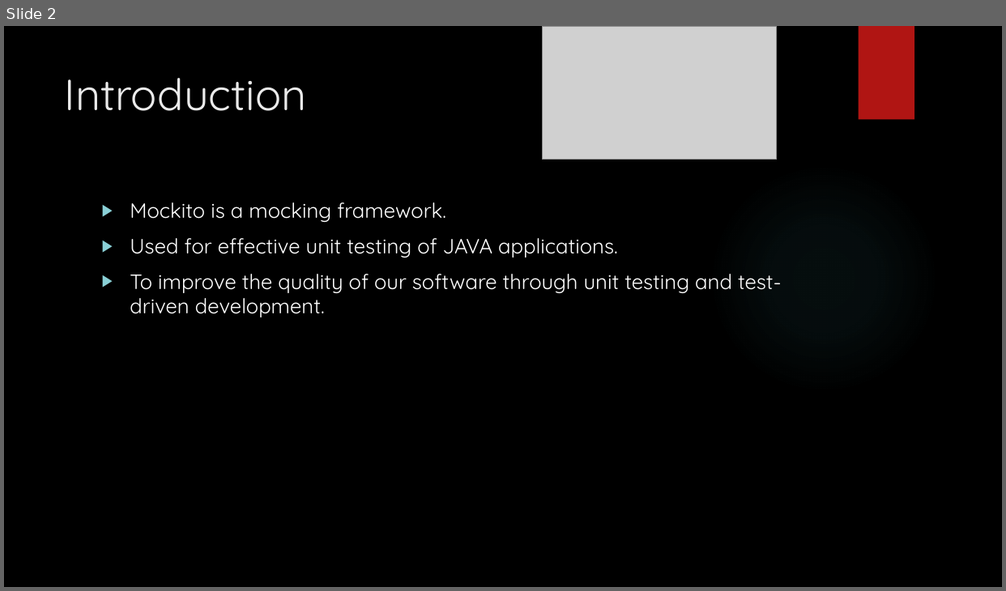
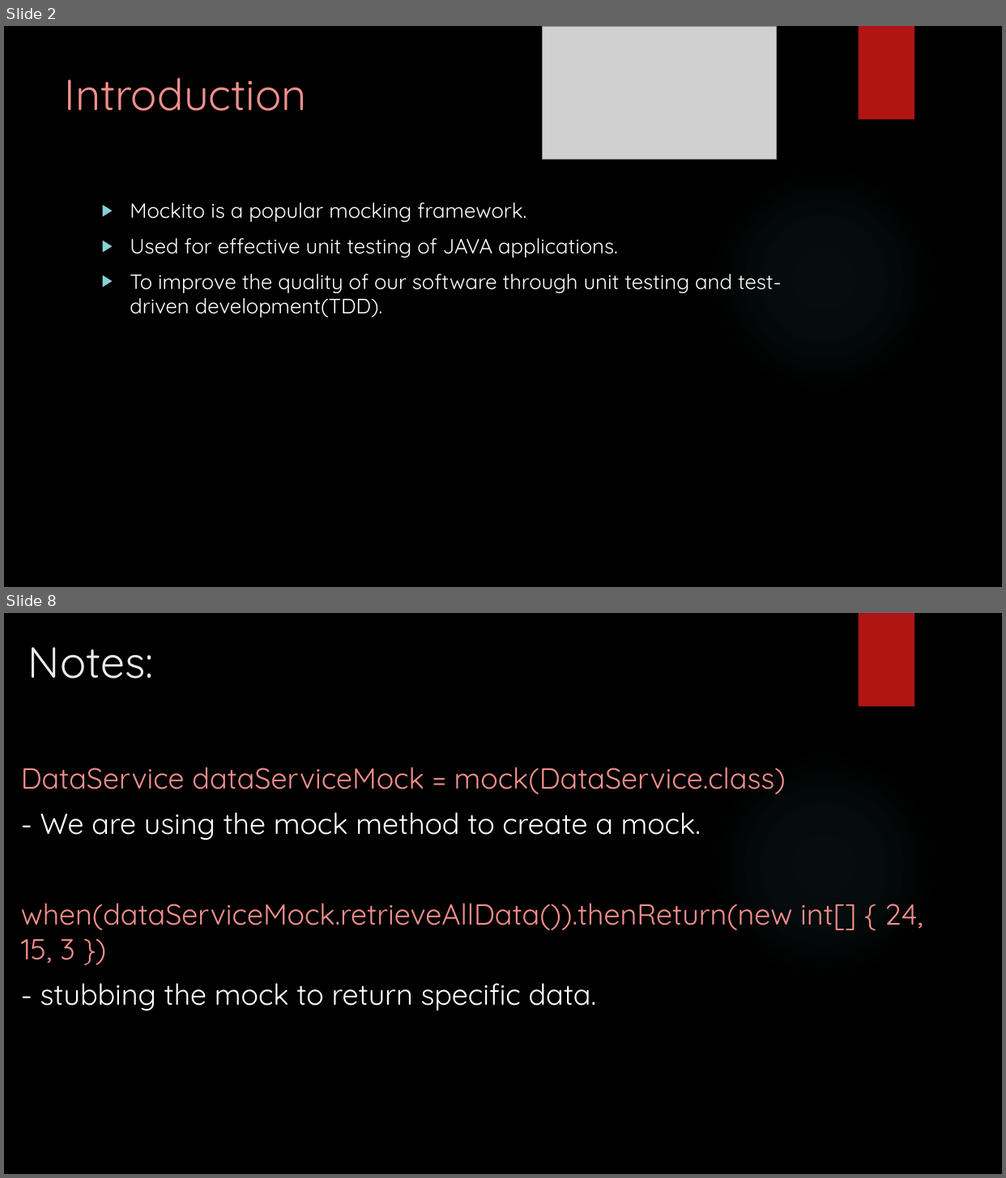
Before and after one commit to rasjaisw/training, a slide deck: assignments/Rashmi_jaiswal.pptx. Shown one above the other, each under a label of ours: slide 2 before the commit, slides 2 and 8 after it; the slides between them are not shown. The pictures are 1006x591 and 1006x1178 pixels, drawn with LibreOffice and Linux fonts; fonts in the diff are those of the drawing; grey boxes stand for pictures; background and template pictures are left out. Boxes give left, top, right and bottom in pixels: in the first picture for what was removed or moved away, otherwise in the second. Text is boxed around its words. In the diff, an @@ line names an element or a change of style, - is before the commit and + after.

Commit message:
rashmi mockito ppt

```diff
--- a/assignments/Rashmi_jaiswal.pptx
+++ b/assignments/Rashmi_jaiswal.pptx
@@ slide 8 added at (4, 613, 1002, 1174), background picture (left out); not listed: 2 template elements that a slide beside it also shows @@
@@ title added at (28, 647, 154, 679), 42 pt, text #EBEBEB @@
+Notes:
@@ text added at (21, 767, 923, 1012), 28 pt, text #F38F8D @@
+DataService dataServiceMock = mock(DataService.class)
+- We are using the mock method to create a mock.
+when(dataServiceMock.retrieveAllData()).thenReturn(new int[] { 24, 15, 3 })
+- stubbing the mock to return specific data.
@@ slide 2 changed as well @@
@@ title "Introduction" at (65, 78, 307, 111): text colour #EBEBEB to #F38F8D @@
@@ text at (130, 203, 526, 222): text changed @@
-▶ Mockito is a mocking framework.
+▶ Mockito is a popular mocking framework.
@@ text at (130, 274, 782, 318): text changed @@
-▶ To improve the quality of our software through unit testing and test-driven development.
+▶ To improve the quality of our software through unit testing and test-driven development(TDD).
```
Also in this commit, not shown: 5 other slides changed, 8 other slides added, 9 slides removed.
